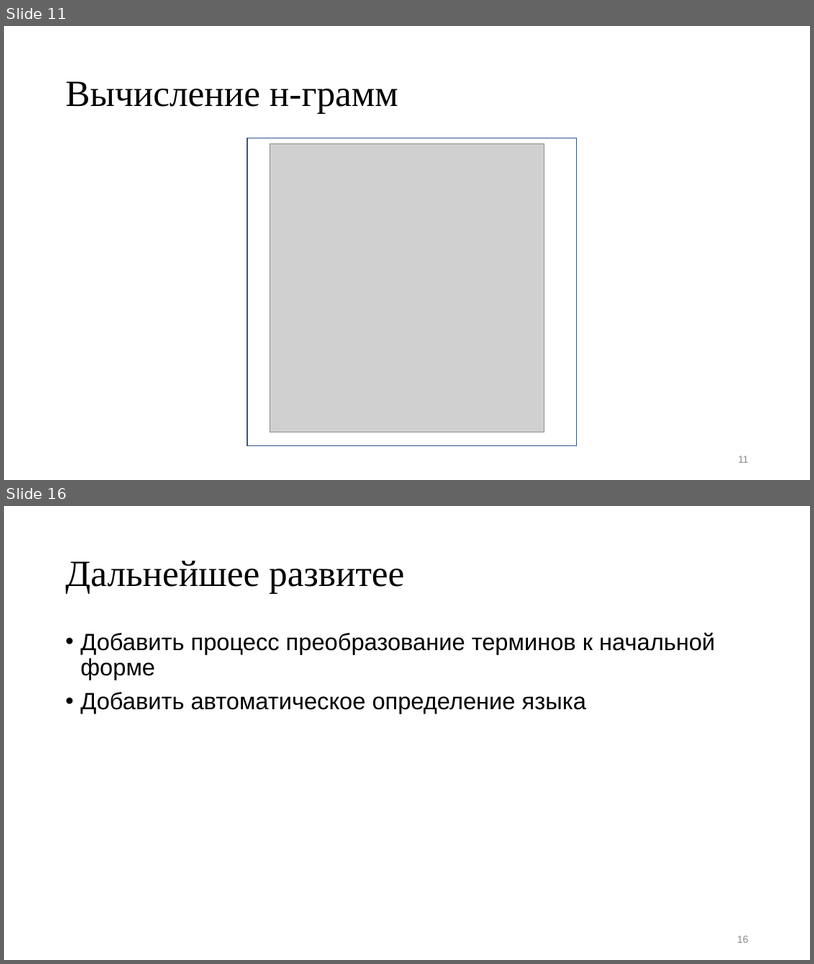
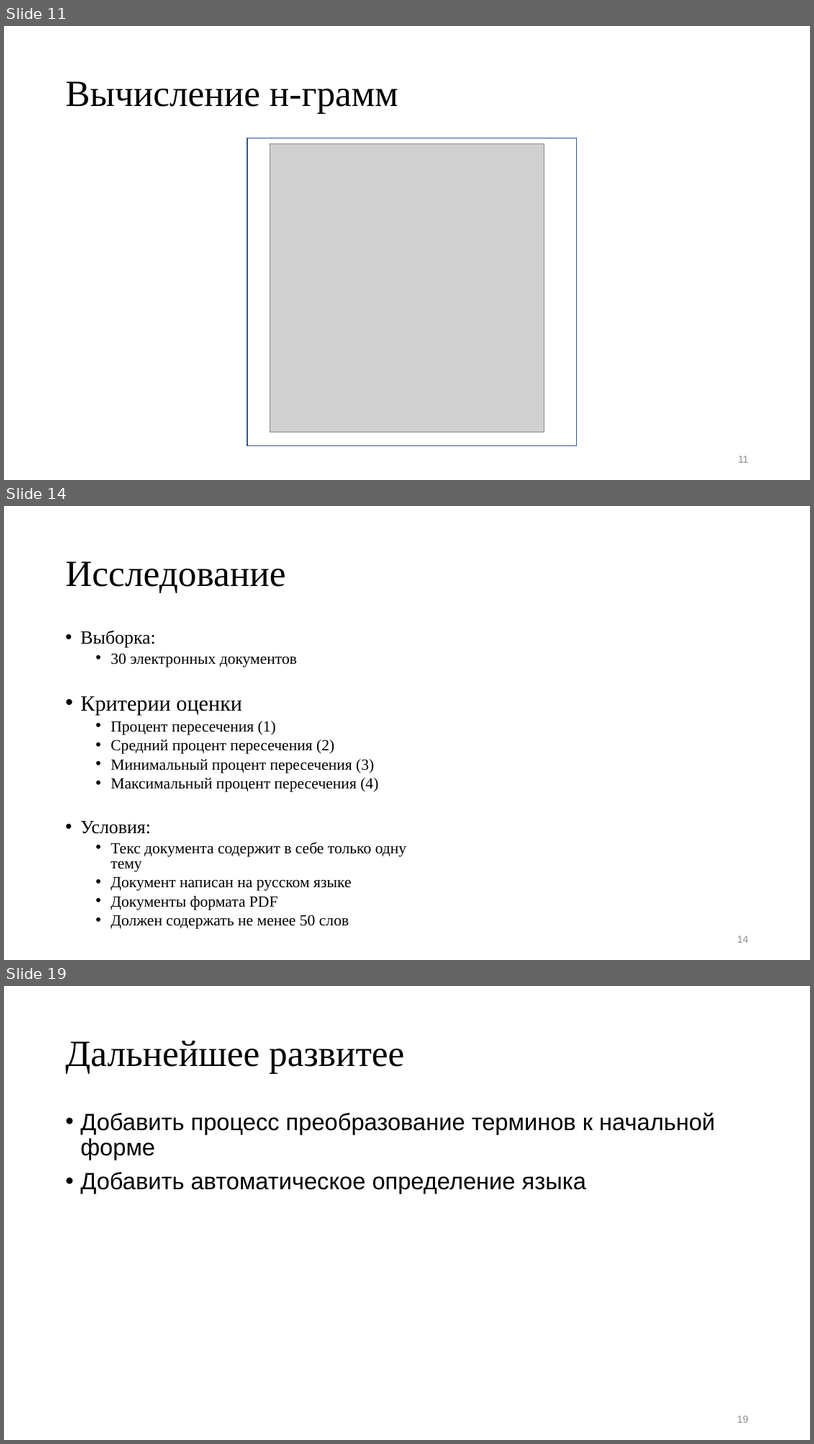
Before and after one commit to BroBezzubik/Diplome2021, a slide deck: Защита/Презентация1.pptx. Shown one above the other, each under a label of ours: slides 11 and 16 before the commit, slides 11, 14 and 19 after it; the slides between them are not shown. The pictures are 814x964 and 814x1444 pixels, drawn with LibreOffice and Linux fonts; fonts in the diff are those of the drawing; grey boxes stand for pictures. Boxes give left, top, right and bottom in pixels: in the first picture for what was removed or moved away, otherwise in the second. Text is boxed around its words. In the diff, an @@ line names an element or a change of style, - is before the commit and + after.

```diff
--- a/Защита/Презентация1.pptx
+++ b/Защита/Презентация1.pptx
@@ slide 14 added at <box>4,506,810,960</box>, background #FFFFFF @@
@@ title added at <box>65,561,286,593</box>, 44 pt, text #000000 @@
+Исследование
@@ text added at <box>80,630,406,929</box>, 18.5 pt, text #000000 @@
+• Выборка:
+  • 30 электронных документов
+• Критерии оценки
+  • Процент пересечения (1)
+  • Средний процент пересечения (2)
+  • Минимальный процент пересечения (3)
+  • Максимальный процент пересечения (4)
+• Условия:
+  • Текс документа содержит в себе только одну тему
+  • Документ написан на русском языке
+  • Документы формата PDF
+  • Должен содержать не менее 50 слов
@@ page number added at <box>738,935,749,942</box>, 12 pt, text #8C8C8C @@
+14
@@ what was slide 16 is now slide 19 @@
```
Also in this commit, not shown: 8 slides changed, 4 other slides added, 2 slides removed, 12 other files.
